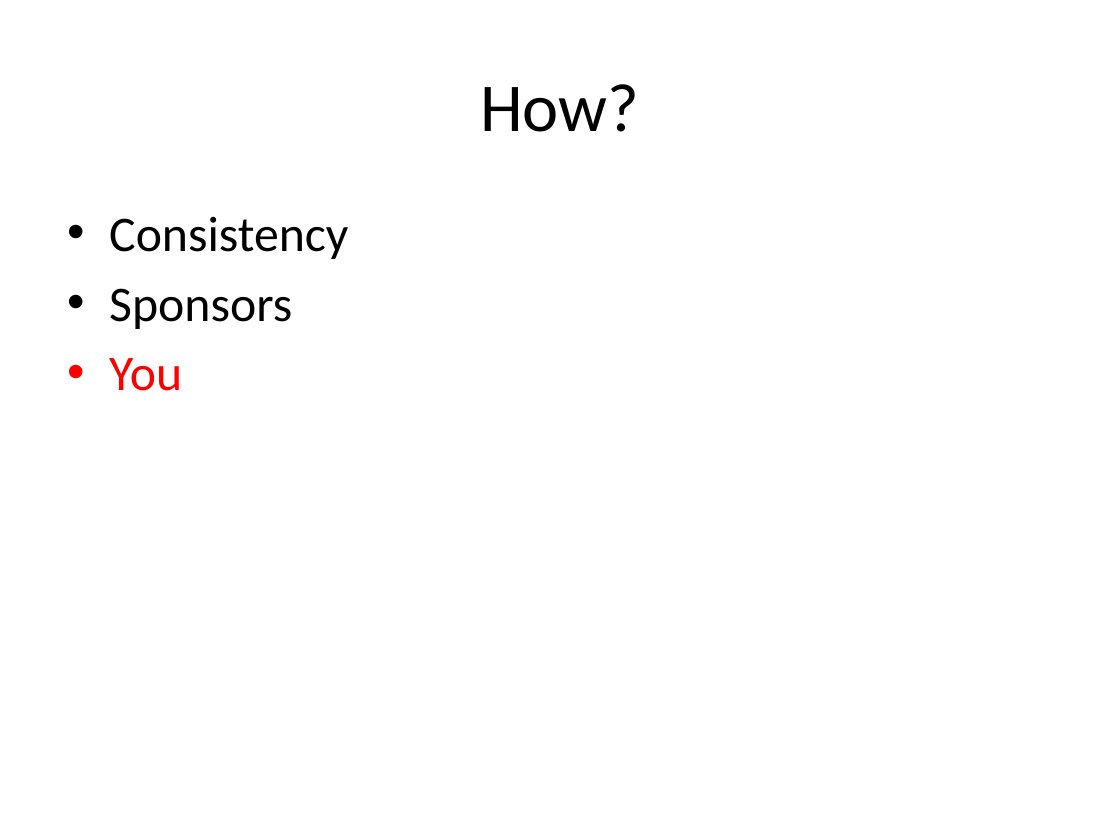
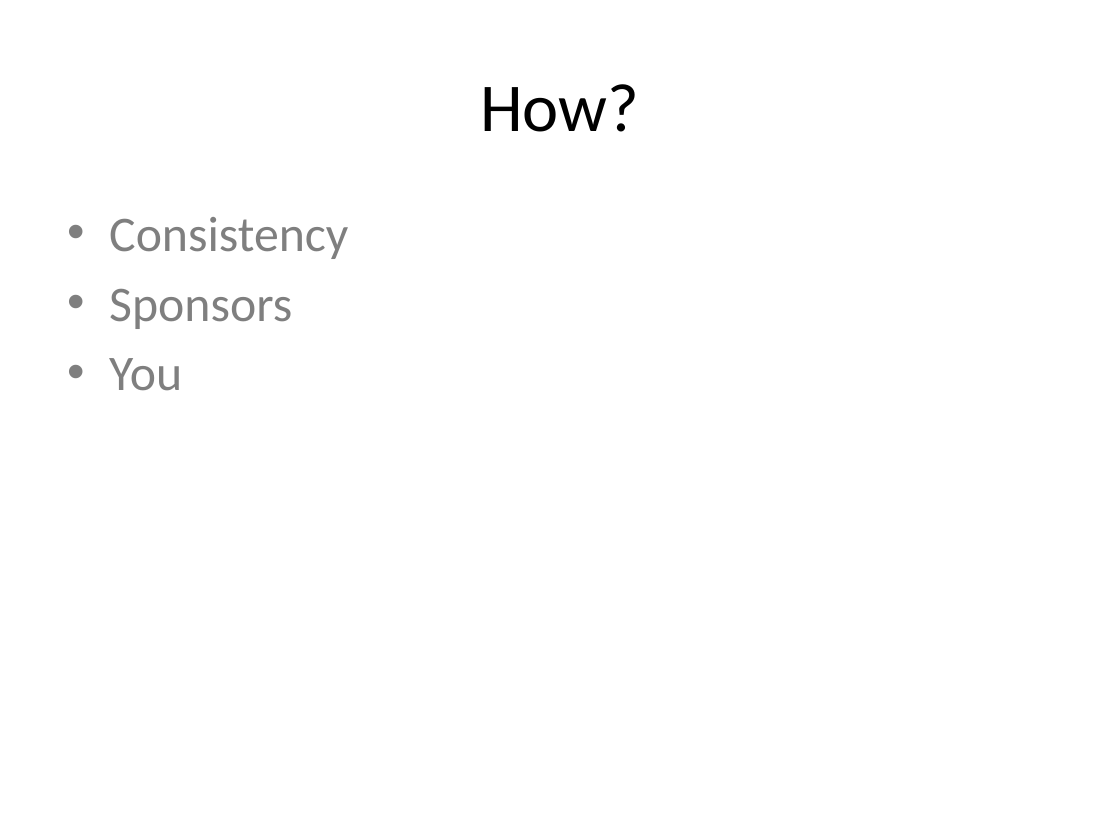
Before and after one commit to DCPython/generic-meetup-slides, a slide deck: slide 4 of DC Python Generic Meetup Slides.pptx. Drawn at 1120x840 pixels with LibreOffice and Linux fonts; fonts in the diff are those of the drawing. Boxes give left, top, right and bottom in pixels: in the first picture for what was removed or moved away, otherwise in the second. Text is boxed around its words. In the diff, an @@ line names an element or a change of style, - is before the commit and + after.

```diff
--- a/DC Python Generic Meetup Slides.pptx
+++ b/DC Python Generic Meetup Slides.pptx
@@ text "Consistency" at [109,217,348,391]: text colour #000000 to #7F7F7F in "Consistency", "Sponsors"; text colour #FF0000 to #7F7F7F in "You" @@
```
Also in this commit, not shown: 2 other slides changed, 1 slide added, 1 other file.
